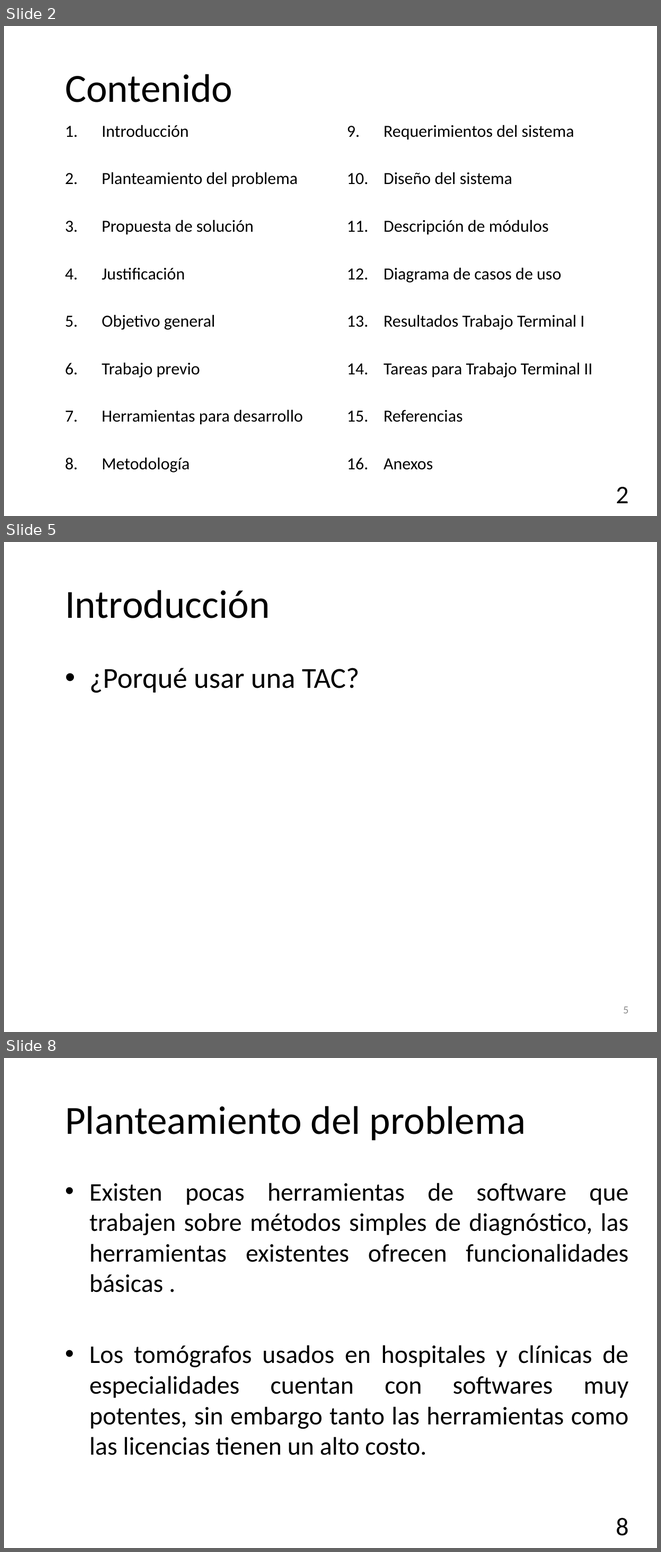
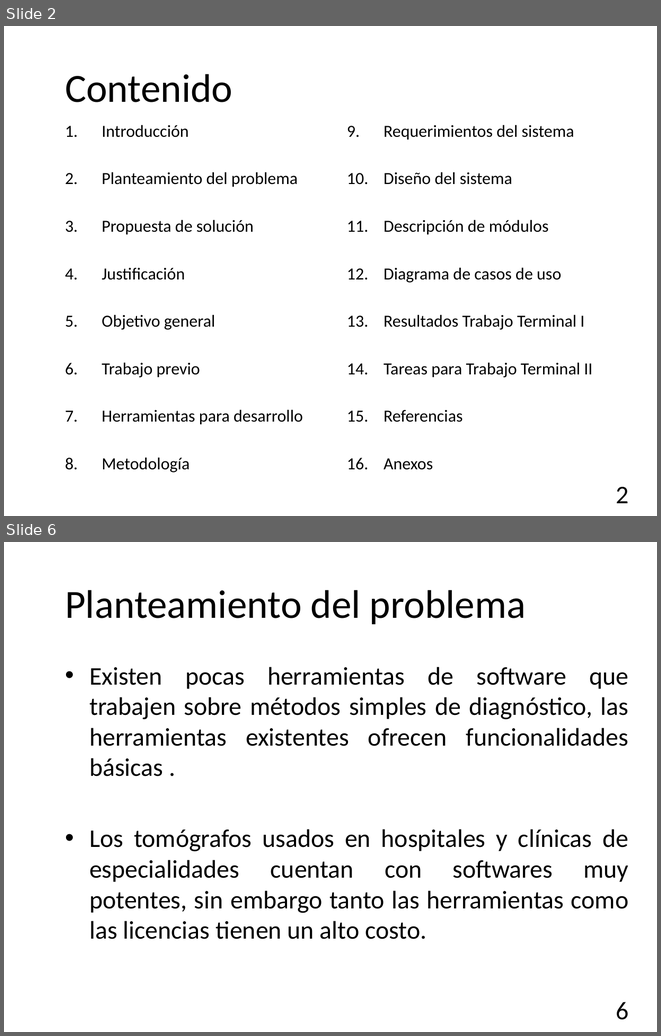
Before and after one commit to garo9521/Trabajo-Terminal, a slide deck: Documento/Presentación.pptx. Shown one above the other, each under a label of ours: slides 2, 5 and 8 before the commit, slides 2 and 6 after it; the slides between them are not shown. The pictures are 661x1552 and 661x1036 pixels, drawn with LibreOffice and Linux fonts; fonts in the diff are those of the drawing; background and template pictures are left out. Boxes give left, top, right and bottom in pixels: in the first picture for what was removed or moved away, otherwise in the second. Text is boxed around its words. In the diff, an @@ line names an element or a change of style, - is before the commit and + after.

```diff
--- a/Documento/Presentación.pptx
+++ b/Documento/Presentación.pptx
@@ slide 5 removed at (4, 542, 657, 1032), background picture (left out) @@
@@ title removed at (65, 590, 270, 618) @@
-Introducción
@@ text removed at (89, 668, 359, 693) @@
-• ¿Porqué usar una TAC?
@@ page number removed at (623, 1006, 628, 1013) @@
-5
@@ what was slide 8 is now slide 6 @@
@@ page number at (616, 1002, 628, 1020): text changed @@
-8
+6
```
Also in this commit, not shown: 7 slides changed, 5 slides added, 2 other slides removed.
